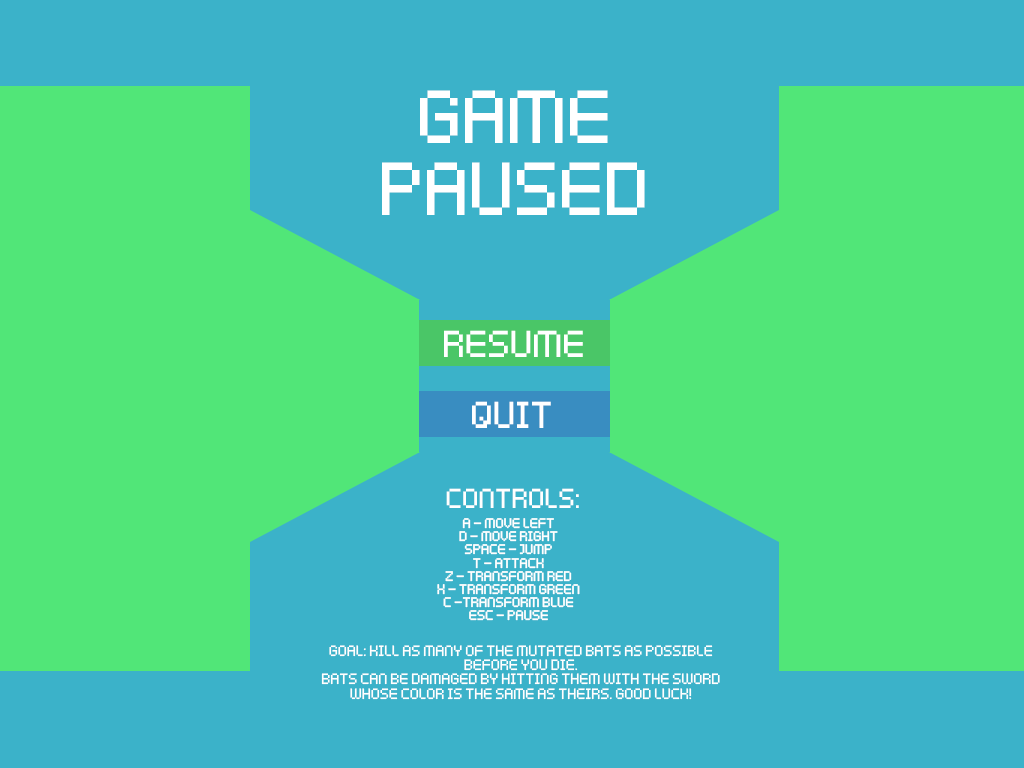
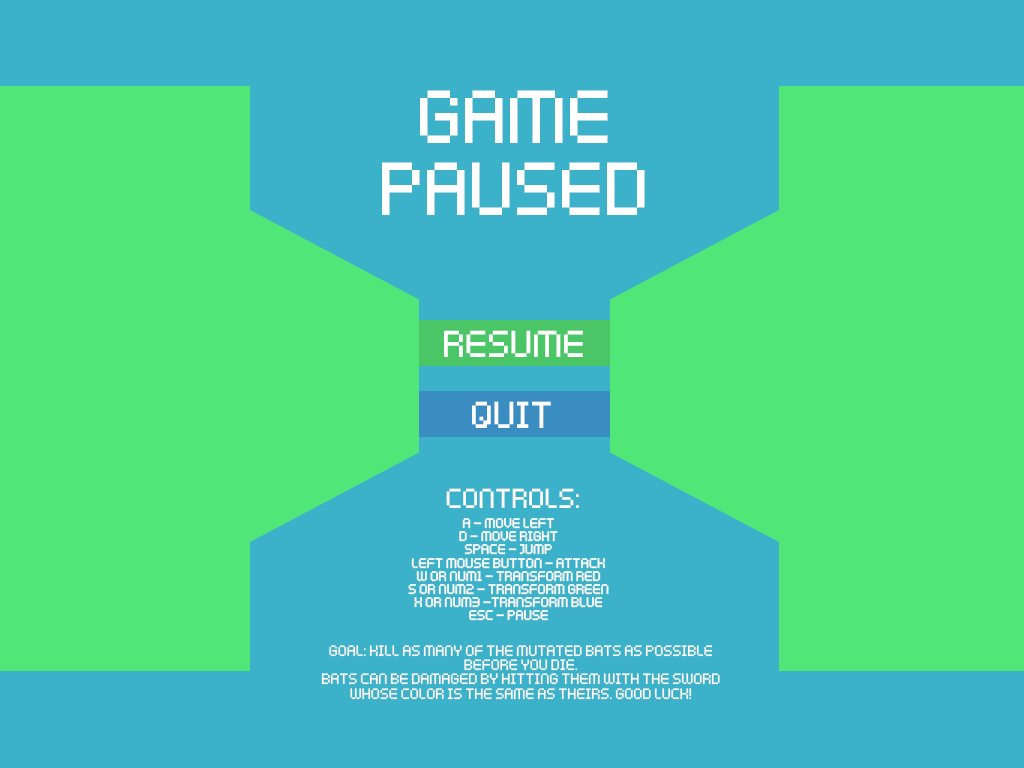
The second 1024 x 768 image is a revision of the first. Changes to its layers:
renamed "A - Move left D - Move right SPACE - Jump T - attack Z - Transf" to "A - Move left D - Move right SPACE - Jump Left mouse button - a", painted on it over [408, 558, 609, 608]
